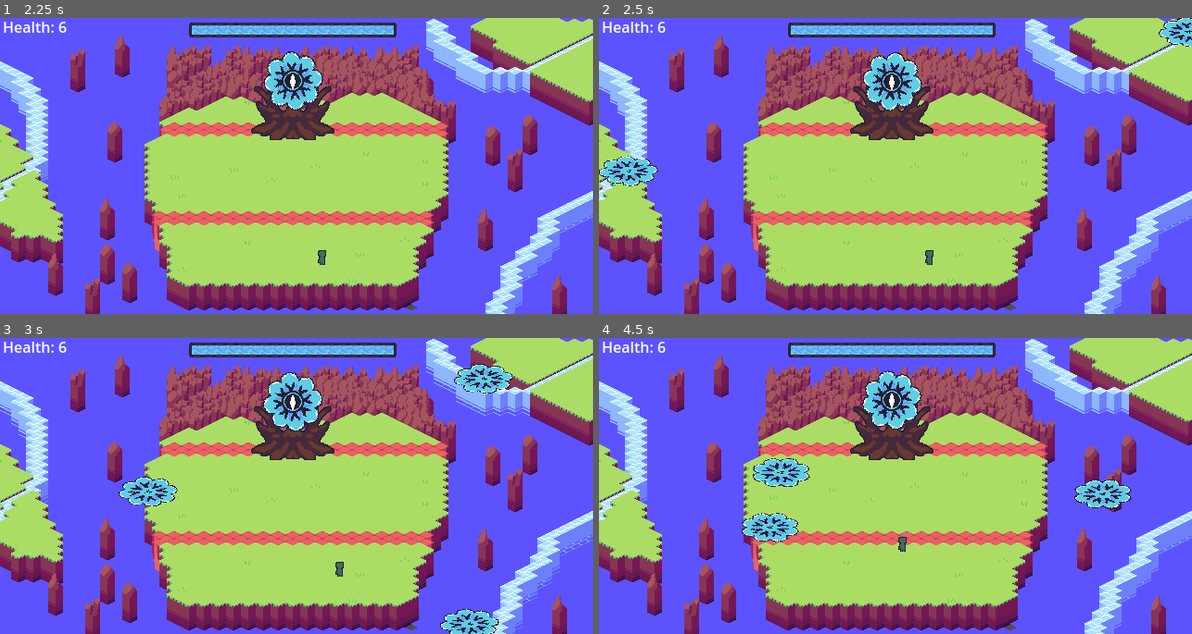
Above: before the commit, frames 1-4 (two rows, left to right).
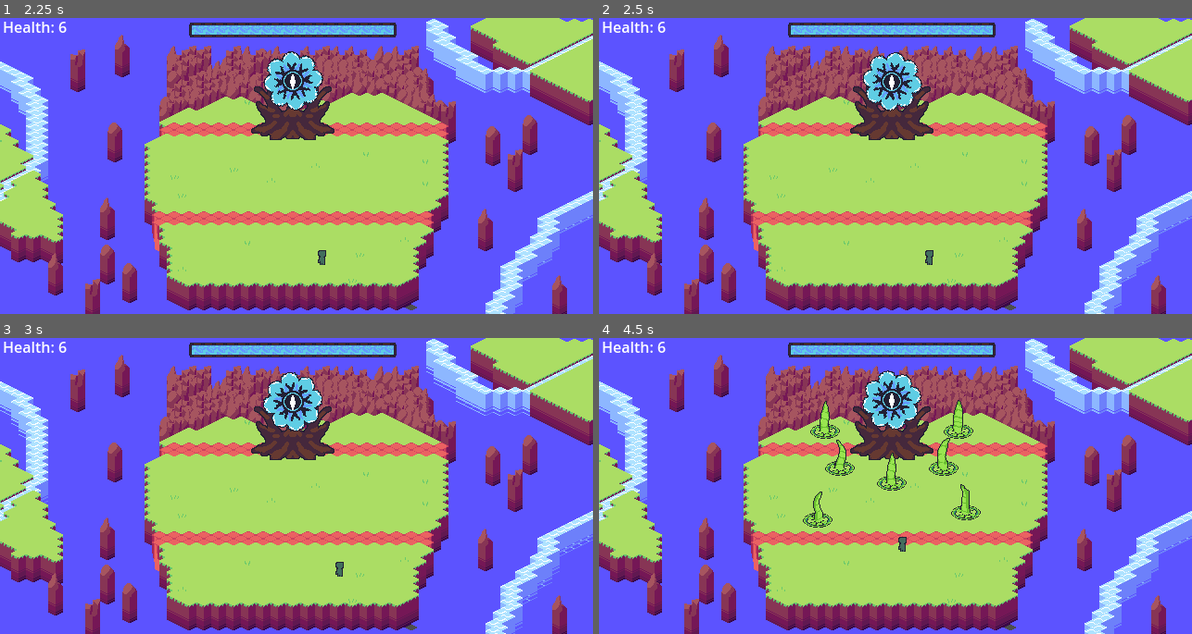
Above: after the commit, the same moments.

Repository: Boxypluto/Isometric-Rougelike
Game: Godot game, scene res://Scenes/Bossfights/Floweye/FloweyeFight.tscn
Two runs of this game, one before a commit and one after it. Both use one fixed random seed, a clock stepped at 60 frames per second and the inputs below. This scene is started directly instead of the project's main scene.
Inputs (mouse positions are in pixels of both pictures, inside the frame that each line leads up to):
- Up to frame 1 (2.25 s): move the mouse to (426, 151) at 0.52 s; press the mouse at (426, 151) at 0.53 s; hold Right (Right) 0.53-1.28 s; move the mouse to (177, 180) at 1.27 s; release the mouse at (177, 180) at 1.28 s; hold Down (Down) 1.28-2.03 s; tap Shift (Dash) at 1.35 s; move the mouse to (355, 100) at 2.02 s; press the mouse at (355, 100) at 2.03 s; hold Right (Right) from 2.03 s (still down)
- Up to frame 2 (2.5 s): keep holding Right (Right)
- Up to frame 3 (3 s): move the mouse to (266, 545) at 2.77 s; release Right (Right) at 2.78 s; release the mouse at (266, 545) at 2.78 s; hold Up (Up) from 2.78 s (still down); tap Shift (Dash) at 2.85 s
- Up to frame 4 (4.5 s): move the mouse to (1073, 530) at 3.52 s; release Up (Up) at 3.53 s; press the mouse at (1073, 530) at 3.53 s; hold Left (Left) from 3.53 s (still down); move the mouse to (717, 441) at 4.27 s; release the mouse at (717, 441) at 4.28 s; tap Shift (Dash) at 4.35 s

Frame 1 is identical in both runs. In frame 2, 1.1% of the frame differs, in the area x 0-100%, y 0-57%; in frame 3, 2.1%; in frame 4, 3.4%, in the area x 24-90%, y 20-70%.

Commit message:
Floweye Almost Complete

Diff:
--- a/Classes/Components/DamagingAreaComponent.gd
+++ b/Classes/Components/DamagingAreaComponent.gd
@@ -6,6 +6,10 @@
 
 signal Success
 
+func _ready():
+	if not area_entered.is_connected(Callable(AreaEntered)):
+		area_entered.connect(Callable(AreaEntered))
+
 func AreaEntered(HitBox : HurtBoxComponent):
 	if HitBox.HurtBoxType in hitTags:
 		HitBox.CauseHit(name, Damage)
--- a/GameManager.gd
+++ b/GameManager.gd
@@ -43,7 +43,7 @@
 var AreaMusicList = [
 	preload("res://Music/FloweringSeaStacks.mp3"),
 	preload("res://Music/TheSnowstormBelowTheWorld.mp3"),
-	preload("res://Music/KingdomOfTheRainingMountains.mp3")
+	preload("res://Music/FinalAscent.mp3")
 ]
 
 var WorldDictionary : Dictionary = {}
@@ -93,6 +93,7 @@
 	get_tree().root.add_child(room)
 
 	MusicPlayer.stream = AreaMusicList[CurrentAreaIndex]
+	MusicPlayer.bus = "Music"
 	MusicPlayer.play()
 
 	if scene_to_remove is Node:
--- a/Scenes/Bossfights/Floweye/Floweye.gd
+++ b/Scenes/Bossfights/Floweye/Floweye.gd
@@ -3,10 +3,28 @@
 @onready var state_machine : StateMachine = $StateMachine
 @onready var summon_vines : SummonVinesState = $StateMachine/SummonVinesState
 @onready var shoot_flowers : ShootFlowersState = $StateMachine/ShootFlowersState
+@onready var pedal_volley : PedalVolleyState = $StateMachine/PedalVolleyState
+
+const StateArray : Array[String] = [
+	"summon_vines",
+	"shoot_flowers",
+	"shoot_flowers",
+	"shoot_flowers",
+	"shoot_flowers",
+	"pedal_volley",
+	"pedal_volley",
+	"pedal_volley"
+]
+
+var CurrentStateArray : Array[String]
 
 @onready var enemies = $"../Enemies"
 
 @onready var health : HealthComponent = $HealthComponent
+
+@onready var flower : Spin = $Face/Flower
+
+@onready var player = $"../Player"
 
 var GrowSpotArray : Array[Node2D] = [
 	$VineSummoner1,
@@ -46,17 +64,45 @@
 	summon_vines.GrowSpotArray = get_tree().get_nodes_in_group("VineSummoner")
 	summon_vines.EnemiesNode = enemies
 
+	# Setup Shoot Flowers State
+	shoot_flowers.Parent = self
+	shoot_flowers.PositionsDict = FlowerSpotDict
+
+	# Setup Fire Pedals State
+	pedal_volley.FireTimes = 10
+	pedal_volley.FireNode = flower
+	pedal_volley.TargetNode = player
+	pedal_volley.ProjectileOwner = self
+
+	await get_tree().create_timer(3.20).timeout
+
 	# Setup State Machine
+	state_machine.initial_state = summon_vines
 	state_machine.setup()
+
+func StateComplete():
+
+	if CurrentStateArray == []:
+		print("RESHUFFLE")
+		for entry in StateArray:
+			CurrentStateArray.append(entry)
+		CurrentStateArray.shuffle()
+		print("NEW ARRAY: " + str(CurrentStateArray))
 
 	await get_tree().create_timer(2).timeout
 
-	shoot_flowers.PositionsDict = FlowerSpotDict
-	state_machine.change_state(shoot_flowers.name)
+	print(CurrentStateArray)
 
-	await  get_tree().create_timer(4).timeout
+	var NextState : String = CurrentStateArray.pop_back()
 
-	state_machine.change_state(summon_vines.name)
+	if NextState == "summon_vines":
+		state_machine.change_state(summon_vines.name)
+	elif NextState == "shoot_flowers":
+		state_machine.change_state(shoot_flowers.name)
+	elif NextState == "pedal_volley":
+		state_machine.change_state(pedal_volley.name)
+	else:
+		print("INVALID STATE!")
 
 func _process(delta):
 	health_bar.value = health.Health
--- a/Scenes/Bossfights/Floweye/FloweyeFight.tscn
+++ b/Scenes/Bossfights/Floweye/FloweyeFight.tscn
@@ -1,6 +1,7 @@
-[gd_scene load_steps=16 format=3 uid="uid://8pvtns5hj4s0"]
+[gd_scene load_steps=19 format=3 uid="uid://8pvtns5hj4s0"]
 
 [ext_resource type="PackedScene" uid="uid://bemq8nyf8v5t2" path="res://Scenes/Template Room.tscn" id="1_o6o00"]
+[ext_resource type="AudioStream" uid="uid://b6kt3gq6gwiwy" path="res://Music/WeedofLife.mp3" id="2_ehsba"]
 [ext_resource type="Texture2D" uid="uid://qfwufy1f6jcr" path="res://Bosses/Floweye/Stem.png" id="2_ijf5f"]
 [ext_resource type="Script" path="res://Scenes/Bossfights/Floweye/Floweye.gd" id="2_vg1f6"]
 [ext_resource type="Theme" uid="uid://bl1f4yupoqt8a" path="res://Objects/Lobby/UI Theme.tres" id="3_8341r"]
@@ -15,11 +16,18 @@
 [ext_resource type="Script" path="res://Scenes/Bossfights/Floweye/SummonVinesState.gd" id="7_r618m"]
 [ext_resource type="Texture2D" uid="uid://btbxm5ejd4hag" path="res://Bosses/Floweye/VineSummoner.png" id="8_rc4qq"]
 [ext_resource type="Script" path="res://Scenes/Bossfights/Floweye/ShootFlowersState.gd" id="9_4cqls"]
+[ext_resource type="Script" path="res://Scenes/Bossfights/Floweye/PedalVolleyState.gd" id="16_321it"]
+[ext_resource type="AudioStream" uid="uid://pj5o1yp1nrdj" path="res://Music/FinalAscent.mp3" id="18_jiip7"]
 
 [node name="Room" instance=ExtResource("1_o6o00")]
 texture_filter = 1
 
-[node name="Y-Sortables" parent="." index="2"]
+[node name="Weed of Life" type="AudioStreamPlayer" parent="." index="0"]
+stream = ExtResource("2_ehsba")
+autoplay = true
+bus = &"Music"
+
+[node name="Y-Sortables" parent="." index="3"]
 position = Vector2(0, 16)
 
 [node name="TileMap" parent="Y-Sortables" index="0"]
@@ -172,5 +180,14 @@
 [node name="SummonVinesState" type="Node" parent="Y-Sortables/Floweye/StateMachine" index="1"]
 script = ExtResource("7_r618m")
 
+[node name="PedalVolleyState" type="Node" parent="Y-Sortables/Floweye/StateMachine" index="2"]
+script = ExtResource("16_321it")
+
+[node name="AudioStreamPlayer" type="AudioStreamPlayer" parent="." index="4"]
+stream = ExtResource("18_jiip7")
+
 [connection signal="HealthReachedZero" from="Y-Sortables/Floweye/HealthComponent" to="Y-Sortables/Floweye" method="OnHealthZero"]
 [connection signal="Hit" from="Y-Sortables/Floweye/HurtBoxComponent" to="Y-Sortables/Floweye" method="FloweyeHit"]
+[connection signal="Complete" from="Y-Sortables/Floweye/StateMachine/ShootFlowersState" to="Y-Sortables/Floweye" method="StateComplete"]
+[connection signal="Complete" from="Y-Sortables/Floweye/StateMachine/SummonVinesState" to="Y-Sortables/Floweye" method="StateComplete"]
+[connection signal="Complete" from="Y-Sortables/Floweye/StateMachine/PedalVolleyState" to="Y-Sortables/Floweye" method="StateComplete"]
--- /dev/null
+++ b/Scenes/Bossfights/Floweye/PedalAfterimage.gd
@@ -0,0 +1,6 @@
+extends Sprite2D
+
+func _process(delta):
+	modulate.a -= 0.03
+	if modulate.a - 0.03 < 0.0:
+		queue_free()
--- /dev/null
+++ b/Scenes/Bossfights/Floweye/PedalAfterimage.tscn
@@ -0,0 +1,8 @@
+[gd_scene load_steps=3 format=3 uid="uid://c7pmxxnkg0qe1"]
+
+[ext_resource type="Texture2D" uid="uid://bpmkkcapgjvpg" path="res://Bosses/Floweye/FloweyePedal.png" id="1_bhy0s"]
+[ext_resource type="Script" path="res://Scenes/Bossfights/Floweye/PedalAfterimage.gd" id="2_4m3hc"]
+
+[node name="PedalAfterimage" type="Sprite2D"]
+texture = ExtResource("1_bhy0s")
+script = ExtResource("2_4m3hc")
--- /dev/null
+++ b/Scenes/Bossfights/Floweye/PedalProjectile.gd
@@ -0,0 +1,25 @@
+extends Projectile
+class_name PedalProjectile
+
+var Speed : float = 480
+var Direction : Vector2
+
+const AFTERIMAGE = preload("res://Scenes/Bossfights/Floweye/PedalAfterimage.tscn")
+var ImageParentNode
+
+@onready var sprite = $Sprite2D
+
+func _process(delta):
+	velocity = Direction * Speed * delta
+	position += velocity
+	sprite.rotation = velocity.angle() - PI/2
+
+func _ready():
+	await get_tree().create_timer(20).timeout
+	queue_free()
+
+func CreateAfterimage():
+	var image = AFTERIMAGE.instantiate()
+	image.rotation = sprite.rotation
+	image.position = position
+	ImageParentNode.add_child(image)
--- /dev/null
+++ b/Scenes/Bossfights/Floweye/PedalProjectile.tscn
@@ -0,0 +1,36 @@
+[gd_scene load_steps=6 format=3 uid="uid://c8ic2lxtj5qb4"]
+
+[ext_resource type="Script" path="res://Scenes/Bossfights/Floweye/PedalProjectile.gd" id="1_2f3lv"]
+[ext_resource type="Texture2D" uid="uid://bpmkkcapgjvpg" path="res://Bosses/Floweye/FloweyePedal.png" id="1_n11ui"]
+[ext_resource type="Script" path="res://Classes/Components/DamagingAreaComponent.gd" id="3_lpbhj"]
+
+[sub_resource type="CircleShape2D" id="CircleShape2D_4x5ka"]
+
+[sub_resource type="CircleShape2D" id="CircleShape2D_5hpcm"]
+radius = 7.0
+
+[node name="PedalProjectile" type="CharacterBody2D"]
+texture_filter = 1
+script = ExtResource("1_2f3lv")
+
+[node name="Sprite2D" type="Sprite2D" parent="."]
+texture = ExtResource("1_n11ui")
+
+[node name="CollisionShape2D" type="CollisionShape2D" parent="."]
+visible = false
+shape = SubResource("CircleShape2D_4x5ka")
+disabled = true
+
+[node name="DamagingAreaComponent" type="Area2D" parent="."]
+script = ExtResource("3_lpbhj")
+hitTags = Array[String](["Player"])
+Damage = 1
+
+[node name="CollisionShape2D" type="CollisionShape2D" parent="DamagingAreaComponent"]
+shape = SubResource("CircleShape2D_5hpcm")
+
+[node name="Timer" type="Timer" parent="."]
+wait_time = 0.1
+autostart = true
+
+[connection signal="timeout" from="Timer" to="." method="CreateAfterimage"]
--- /dev/null
+++ b/Scenes/Bossfights/Floweye/PedalVolleyState.gd
@@ -0,0 +1,20 @@
+extends State
+class_name PedalVolleyState
+
+const PEDAL = preload("res://Scenes/Bossfights/Floweye/PedalProjectile.tscn")
+var FireTimes : int
+var FireNode : Node2D
+var TargetNode : Node2D
+var ProjectileOwner : Node2D
+
+signal Complete
+
+func enter():
+	for fire in range(FireTimes):
+		var pedal : PedalProjectile = PEDAL.instantiate()
+		pedal.position = FireNode.position
+		pedal.Direction = FireNode.global_position.direction_to(TargetNode.global_position)
+		pedal.ImageParentNode = ProjectileOwner
+		ProjectileOwner.add_child(pedal)
+		await get_tree().create_timer(0.3).timeout
+	Complete.emit()
--- a/Scenes/Bossfights/Floweye/ShootFlowersState.gd
+++ b/Scenes/Bossfights/Floweye/ShootFlowersState.gd
@@ -2,8 +2,11 @@
 class_name ShootFlowersState
 
 var PositionsDict : Dictionary
+var Parent : Node2D
 
 const FLOWER = preload("res://Scenes/Bossfights/Floweye/FlowerProjectile.tscn")
+
+signal Complete
 
 func enter():
 
@@ -15,8 +18,12 @@
 		var end : Node2D = positions[abs(choice - 1)]
 
 		var flower = FLOWER.instantiate()
-		add_child(flower)
+		Parent.add_child(flower)
 		flower.global_position = start.global_position
 		flower.TargetPos = end.global_position
 
+		print("FLOWER INST AT: " + str(start.position))
+
 		choice = abs(choice - 1)
+
+	Complete.emit()
--- a/Scenes/Bossfights/Floweye/SummonVinesState.gd
+++ b/Scenes/Bossfights/Floweye/SummonVinesState.gd
@@ -4,6 +4,8 @@
 var GrowSpotArray : Array[Node]
 var EnemiesNode : Node2D
 const VINE = preload("res://Objects/Enemies/Vine/Vine.tscn")
+
+signal Complete
 
 func enter():
 
@@ -16,3 +18,5 @@
 			EnemiesNode.add_child(vine)
 			spot.vine = vine
 			vine.global_position = spot.global_position
+
+	Complete.emit()
Not shown, added: Music/FinalAscent.mp3.import
Not shown, changed: Music/FloweringSeaStacks.mp3.import
Not shown, removed: Music/FloweringSeaStacks.wav.import
Not shown, changed: Music/KingdomOfTheRainingMountains.mp3.import
Not shown, removed: Music/KingdomOfTheRainingMountains.wav.import
Not shown, changed: Music/TheSnowstormBelowTheWorld.mp3.import
Not shown, removed: Music/TheSnowstormBelowTheWorld.wav.import
Not shown, changed: Music/UneasySolace.mp3.import
Not shown, added: Music/WeedofLife.mp3.import
Not shown, added: Music/FinalAscent.mp3
Not shown, changed: Music/FloweringSeaStacks.wav
Not shown, changed: Music/KingdomOfTheRainingMountains.wav
(and 2 more such lines)
